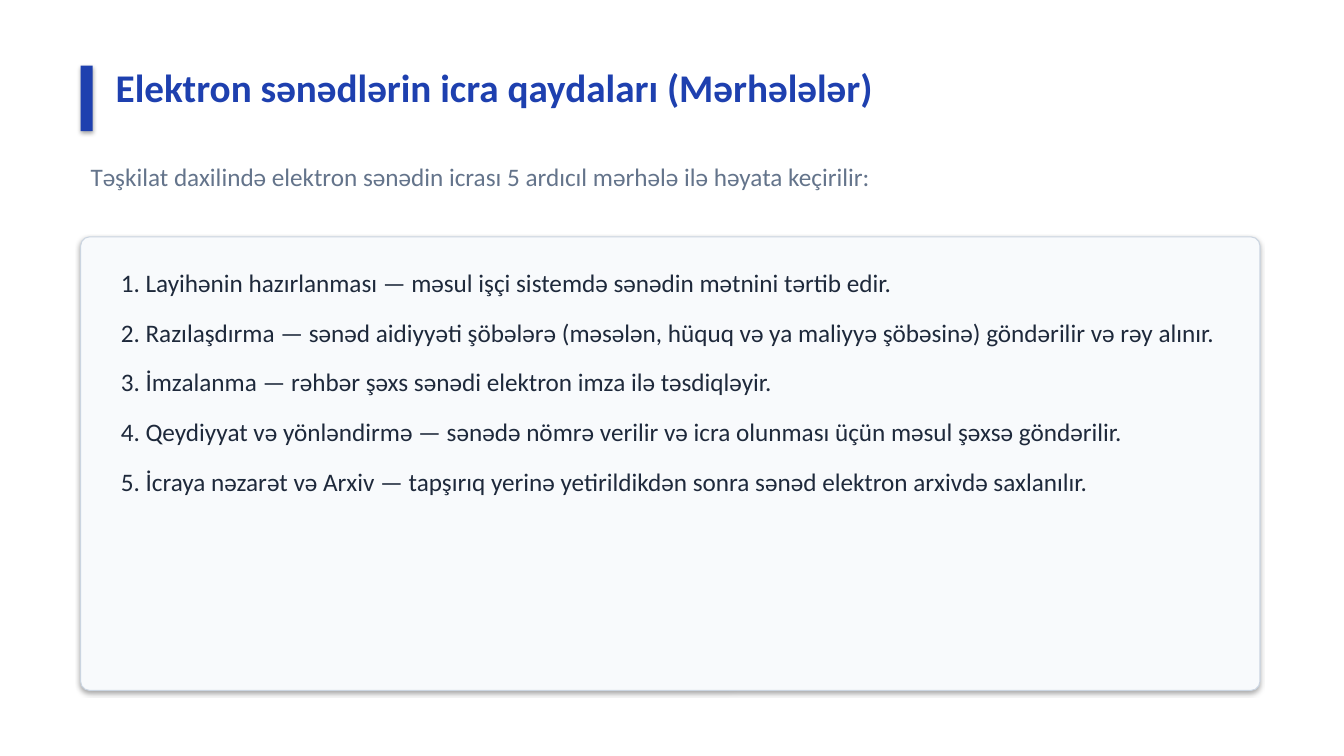
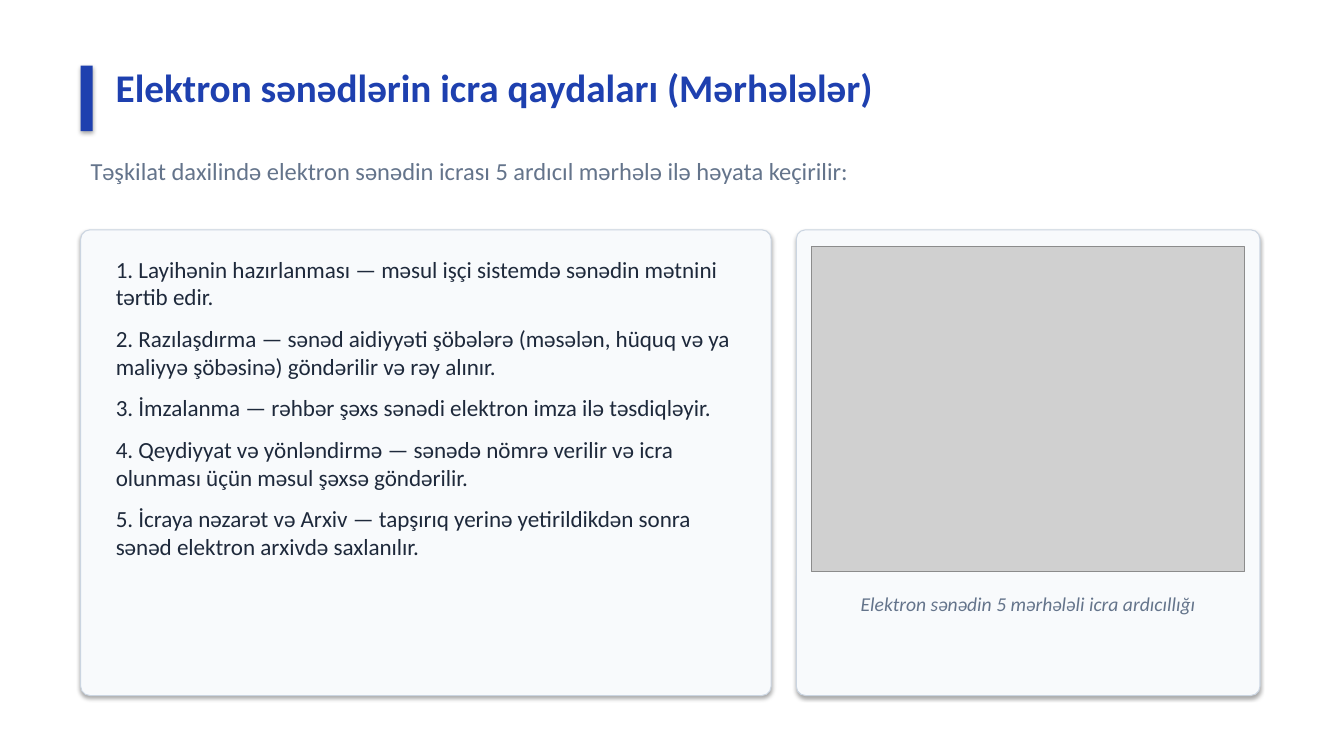
Before and after one commit to elcann7/aztu, a slide deck: slide 8 of Elcan_Seferli_6326A2_Serbest_Is.pptx. Drawn at 1344x756 pixels with LibreOffice and Linux fonts; fonts in the diff are those of the drawing; grey boxes stand for pictures. Boxes give left, top, right and bottom in pixels: in the first picture for what was removed or moved away, otherwise in the second. Text is boxed around its words. In the diff, an @@ line names an element or a change of style, - is before the commit and + after.

Commit message:
feat(pptx): add natural AI photos and visual diagrams to slides 2, 5, 7, 8, 9

```diff
--- a/Elcan_Seferli_6326A2_Serbest_Is.pptx
+++ b/Elcan_Seferli_6326A2_Serbest_Is.pptx
@@ text "Təşkilat daxilində elektron sənədin icrası ..." at (91,163,848,184): size 18 to 17.5 pt @@
@@ rounded rectangle: place and size @@
-rounded rectangle at (81,237,1260,691)
+rounded rectangle at (81,230,771,696)
@@ rounded rectangle added at (797,230,1260,696), fill #F8FAFC, outline #CBD5E1 0.75 pt @@
@@ text "1. Layihənin hazırlanması — məsul ...": place and size @@
-text "1. Layihənin hazırlanması — məsul ..." at (121,274,1214,496)
+text "1. Layihənin hazırlanması — məsul ..." at (116,262,729,555)
@@ text "1. Layihənin hazırlanması — məsul ..." at (116,262,729,555): size 18 to 16.5 pt; less space between paragraphs @@
@@ picture added at (812,247,1245,573) @@
@@ text added at (861,597,1195,615), 14 pt, text #64748B, italic @@
+Elektron sənədin 5 mərhələli icra ardıcıllığı
```
Also in this commit, not shown: 6 other slides changed, 1 other file.
